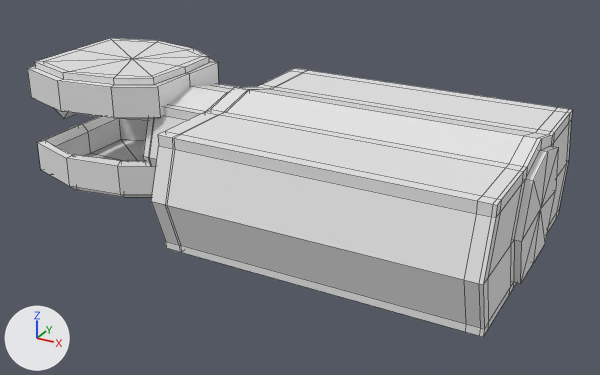
An edit to the Blender file Assets/Models/Ship.blend, drawn before and after from the same camera.
One viewpoint serves both versions: a camera (50 mm lens) standing at (19.92, -23.38, 12.22) and looking at (7.12, -0.1, 0.58). The axes (+X, +Y, +Z) are drawn at lower left. The lights are the same throughout. Mesh edges are drawn as thin lines.

The scene before the commit, as lines of its bpy script (objects in view):
```python
me_cube_001 = bpy.data.meshes.new('Cube.001')
me_cube_001.from_pydata(...)  # 52 vertices, 55 faces; spans x -3.07..2.55, y -2.92..0.0, z -0.23..1.19
me_cube_004 = bpy.data.meshes.new('Cube.004')
me_cube_004.from_pydata(...)  # 82 vertices, 105 faces; spans x -3.07..2.55, y -2.92..2.92, z -0.23..1.19
me_cube_006 = bpy.data.meshes.new('Cube.006')
me_cube_006.from_pydata(...)  # 42 vertices, 38 faces; spans x -16.0..1.6, y -1.3..0.0, z -1.6..1.2
me_cube_007 = bpy.data.meshes.new('Cube.007')
me_cube_007.from_pydata(...)  # 144 vertices, 150 faces; spans x -1.13..9.52, y -4.9..0.0, z -2.43..1.87
me_cube_008 = bpy.data.meshes.new('Cube.008')
me_cube_008.from_pydata(...)  # 12 vertices, 12 faces; spans x -59.84..-47.71, y -1.12..0.0, z -1.46..1.01
ob_cube_003 = bpy.data.objects.new('Cube.003', me_cube_001)
ob_cube_003.location = (0.0, 0.0, 0.0)
_m = ob_cube_003.modifiers.new('Mirror', 'MIRROR')
_m.use_axis = (False, True, False)
ob_cube_006 = bpy.data.objects.new('Cube.006', me_cube_006)
ob_cube_006.location = (2.36, 0.0, 1.91)
ob_cube_006.scale = (-0.137, 1.61, 1.33)
_m = ob_cube_006.modifiers.new('Mirror', 'MIRROR')
_m.use_axis = (False, True, False)
ob_cube_007 = bpy.data.objects.new('Cube.007', me_cube_004)
ob_cube_007.location = (0.0, 0.0, 4.0)
ob_cube_007.rotation_euler = (3.142, 0.0, 0.0)  # degrees (180, 0, 0)
ob_cube_009 = bpy.data.objects.new('Cube.009', me_cube_007)
ob_cube_009.location = (5.58, 0.0, 1.91)
_m = ob_cube_009.modifiers.new('Mirror', 'MIRROR')
_m.use_axis = (False, True, False)
ob_cube_010 = bpy.data.objects.new('Cube.010', me_cube_008)
ob_cube_010.location = (13.9, 0.0, 1.91)
ob_cube_010.scale = (-0.0237, 1.82, 1.5)
_m = ob_cube_010.modifiers.new('Mirror', 'MIRROR')
_m.use_axis = (False, True, False)
```
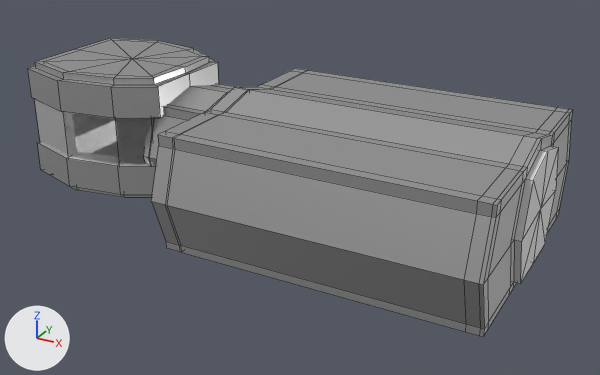
Location of each change, [x1, y1, x2, y2] in pixels of the pictures (600 x 375 px):
'Cube.009', recoloured (white to grey): [151, 68, 573, 337] in both
'Cube.007', recoloured (white to grey): [27, 38, 219, 118] in both
'Cube.003', recoloured: [37, 116, 155, 197] in both
'Window', added: after [34, 99, 153, 164]
'Cube.006', recoloured (white to grey): [148, 83, 235, 168] in both

The change in detail:
Material 'Ship Material' (mat_ship_material) is new.
Its base color is (0.615, 0.615, 0.615) (light grey #cecece).
Its metallic is 0.916.
Its roughness is 0.343.
Its specular ior level is 0.86.
Material 'Ship External Glass' (mat_ship_external_glass) is new.
Its base color is (0.8, 0.8, 0.8) (white #e7e7e7).
Its roughness is 0.0.
Its ior is 1.45.
Its specular ior level is 1.0.
Its transmission weight is 0.955.
me_cube_001 has 52 vertices, 55 faces and spans x -3.07..2.55, y -2.92..0.0, z -0.23..1.19.
me_cube_001 now uses material mat_ship_material (light grey #cecece).
me_cube_004 has 82 vertices, 105 faces and spans x -3.07..2.55, y -2.92..2.92, z -0.23..1.19.
me_cube_004 now uses material mat_ship_material (light grey #cecece).
me_cube_006 has 42 vertices, 38 faces and spans x -16.0..1.6, y -1.3..0.0, z -1.6..1.2.
me_cube_006 now uses material mat_ship_material (light grey #cecece).
me_cube_007 has 144 vertices, 150 faces and spans x -1.13..9.52, y -4.9..0.0, z -2.43..1.87.
me_cube_007 now uses material mat_ship_material (light grey #cecece).
Mesh me_cube_000 is new.
It has 20 vertices, 17 faces and spans x -3.03..2.22, y 0.0..2.81, z -0.35..1.56.
It uses material mat_ship_external_glass (white #e7e7e7).
Object 'Window' (ob_window) is new; it shows me_cube_000.
Its location is (0.0, 0.0, 2.59).
Its rotation in degrees is (180, 0, 0).
It gains a MIRROR modifier named 'Mirror'.
Modifier setting: use_axis = (False, True, False).
